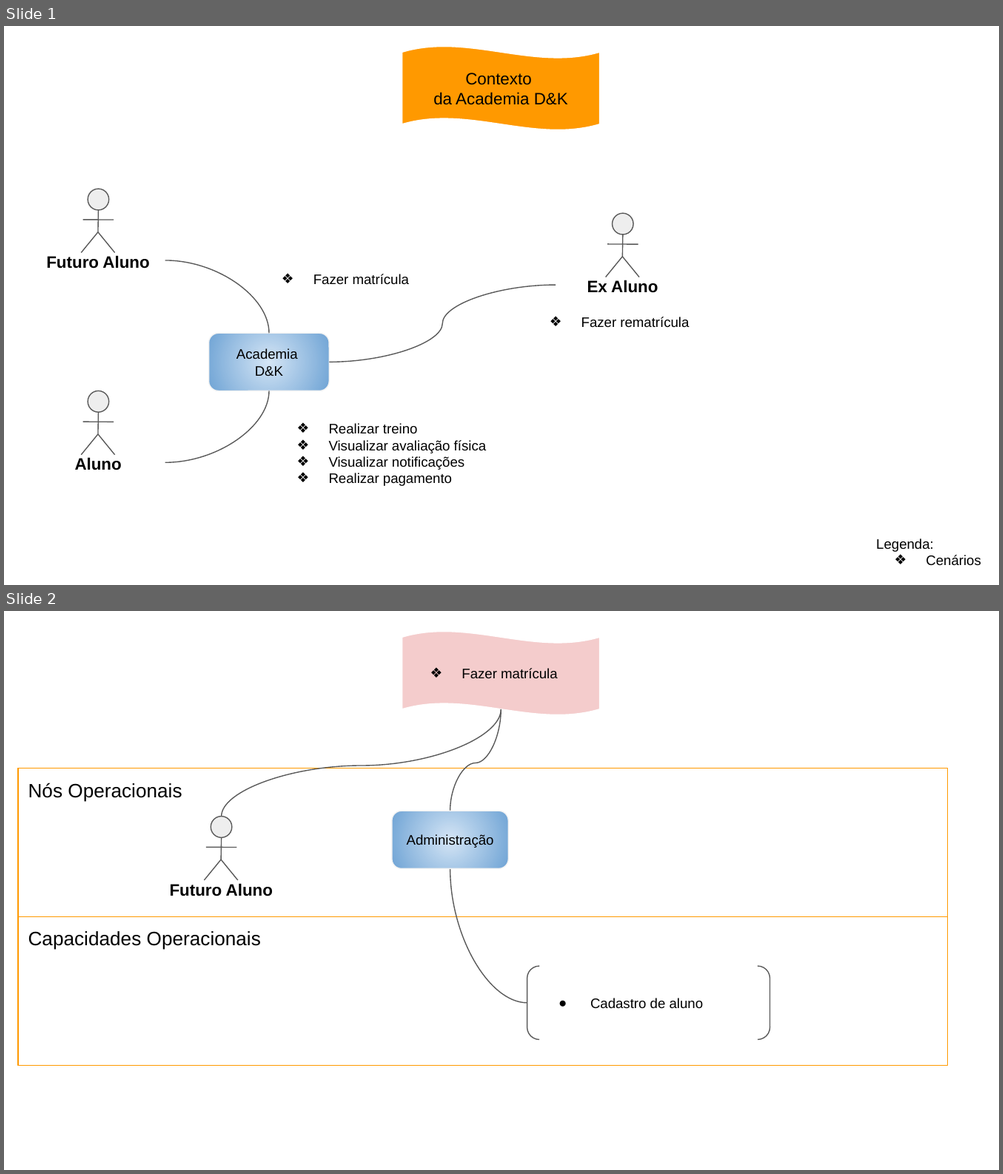
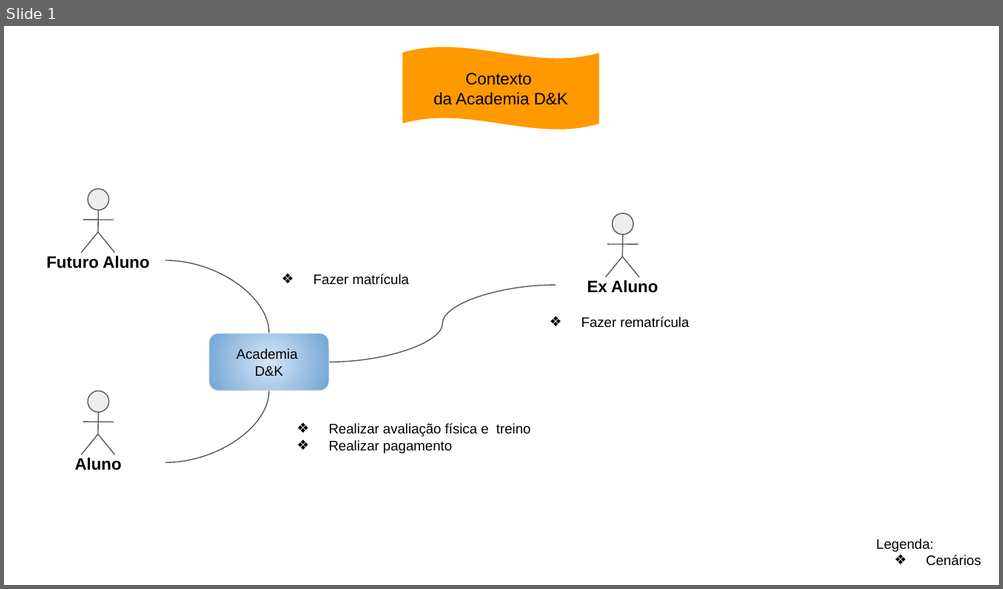
Before and after one commit to Feaugust/Oficinas-de-Projetos-de-Empresas--D-K, a slide deck: 15. Arquitetura de Negócio para cada Cenário.pptx. Shown one above the other, each under a label of ours: slides 1 and 2 before the commit, slide 1 after it. The pictures are 1003x1174 and 1003x589 pixels, drawn with LibreOffice and Linux fonts; fonts in the diff are those of the drawing. Boxes give left, top, right and bottom in pixels: in the first picture for what was removed or moved away, otherwise in the second. Text is boxed around its words. In the diff, an @@ line names an element or a change of style, - is before the commit and + after.

```diff
--- a/15. Arquitetura de Negócio para cada Cenário.pptx
+++ b/15. Arquitetura de Negócio para cada Cenário.pptx
@@ slide 2 removed at <box>4,611,999,1170</box>, background #FFFFFF @@
@@ wave removed at <box>402,631,599,715</box> @@
-❖ Fazer matrícula
@@ curved line removed from (221, 817) to (501, 709) @@
@@ curved line removed from (449, 811) to (501, 709) @@
@@ rectangle removed at <box>18,768,947,917</box> @@
-Nós Operacionais
@@ rounded rectangle removed at <box>392,811,508,869</box> @@
-Administração
@@ curved line removed from (449, 869) to (527, 1003) @@
@@ group removed at <box>170,817,273,897</box>: 4 lines, 1 ellipse, 1 text @@
-Futuro Aluno
@@ rectangle removed at <box>18,917,947,1067</box> @@
-Capacidades Operacionais
@@ bracket pair removed at <box>527,966,770,1039</box> @@
-● Cadastro de aluno
@@ slide 1 changed as well @@
@@ text at <box>329,423,531,437</box>: text changed @@
-❖ Realizar treino
-❖ Visualizar avaliação física
-❖ Visualizar notificações
+❖ Realizar avaliação física e treino
```
Also in this commit, not shown: 4 other slides changed, 3 other slides removed, 19 other files.
